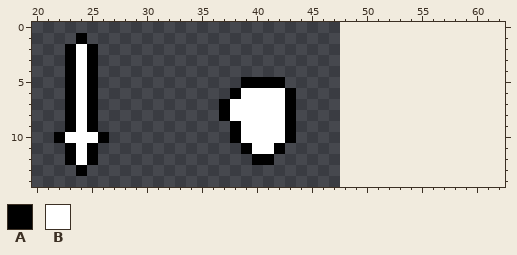
Pixel-art file: assets/weapons.aseprite. That is the earlier state.
48x16 pixels, 1 frame. Shown: x 20..62, y 0..14. The old version is drawn lined up with the new one, on the new canvas.
Palette (. is transparent): A #000000  B #ffffff
Pixels before, first column x 22:
 1 ..A...................
 2 .ABA..................
 3 .ABA..................
 4 .ABA..................
 5 .ABA.............AAAA.
 6 .ABA............ABBBBA
 7 .ABA...........ABBBBBA
 8 .ABA...........ABBBBBA
 9 .ABA............ABBBBA
10 ABBBA...........ABBBBA
11 .ABA.............ABBA.
12 .ABA..............AA..
13 ..A...................
Once edited:
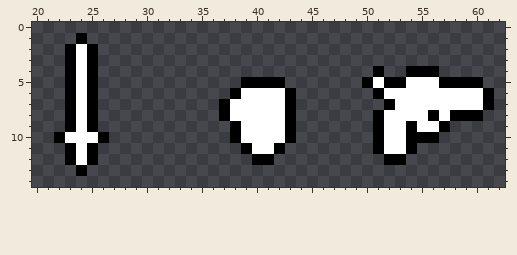
The edit:
canvas 48x16 -> 64x16
y 4: x 51 . -> A; x 54..56 ... -> AAA
y 5: x 50..60 ........... -> ABAABBBAAAA
y 6: x 51..61 ........... -> ABBBBBBBBBA
y 7: x 52..61 .......... -> ABBBBBBBBA
y 8: x 51..60 .......... -> ABBBBABAAA
y 9: x 51..57 ....... -> ABBABBA
y 10: x 51..56 ...... -> ABBAAA
y 11: x 51..54 .... -> ABBA
y 12: x 52..53 .. -> AA
